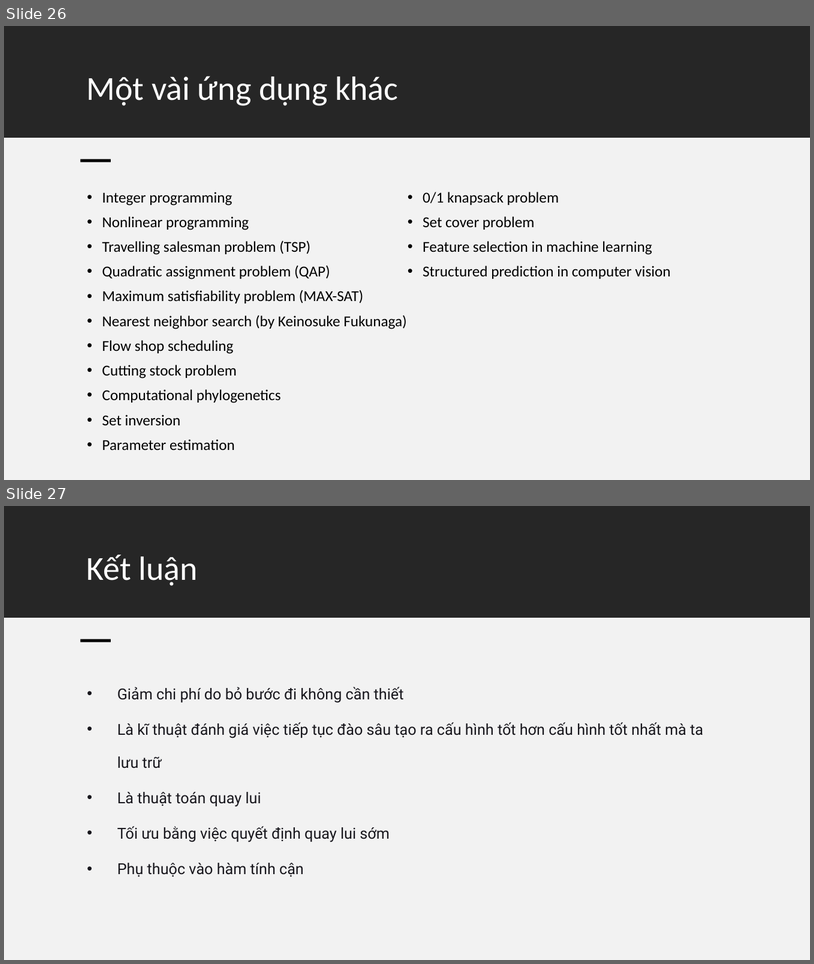
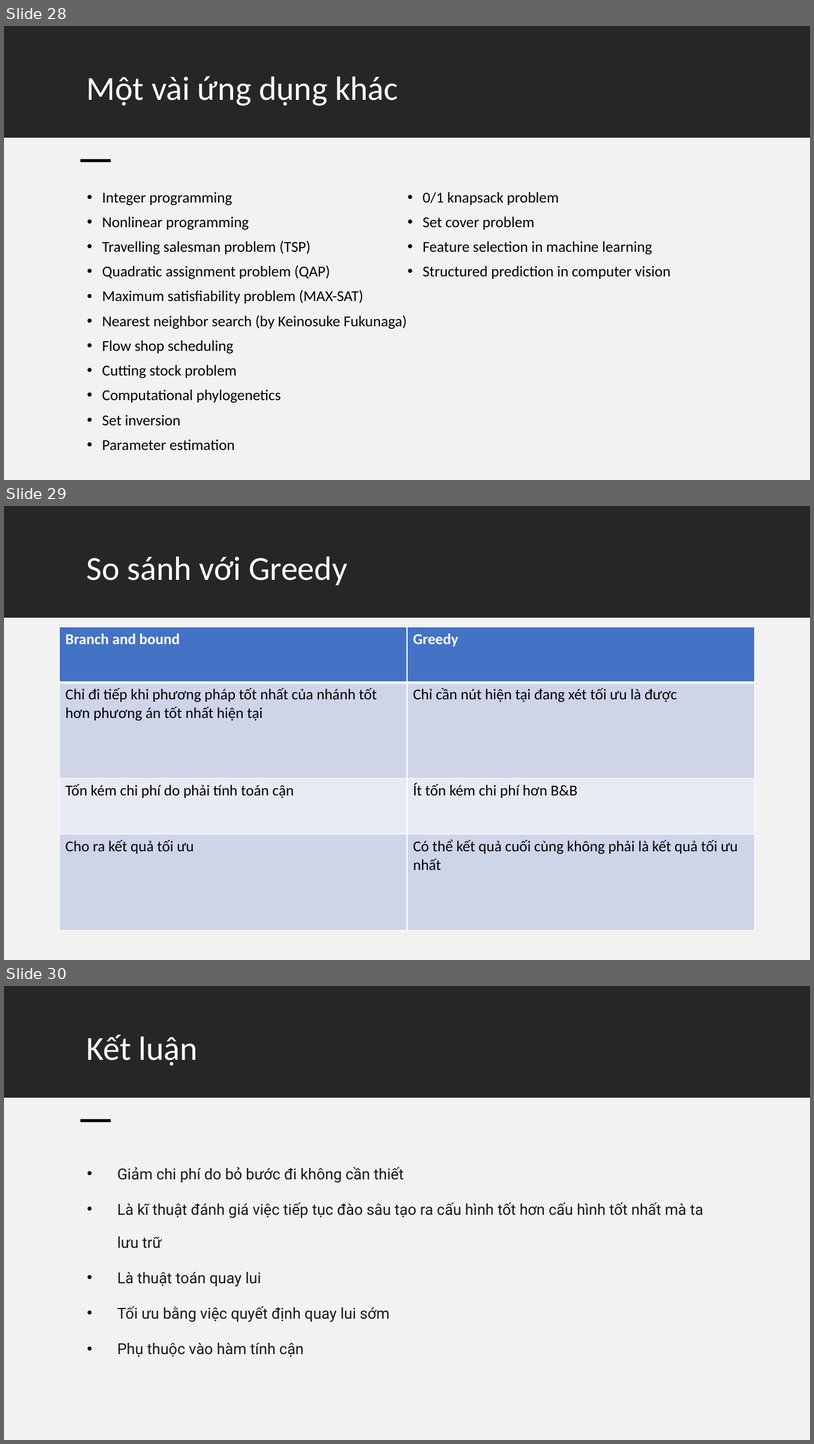
Before and after one commit to Nhatthanh1/CS112.L23.N09, a slide deck: Seminar/BranchAndBound.pptx. Shown one above the other, each under a label of ours: slides 26 and 27 before the commit, slides 28, 29 and 30 after it. The pictures are 814x964 and 814x1444 pixels, drawn with LibreOffice and Linux fonts; fonts in the diff are those of the drawing. Boxes give left, top, right and bottom in pixels: in the first picture for what was removed or moved away, otherwise in the second. Text is boxed around its words. In the diff, an @@ line names an element or a change of style, - is before the commit and + after.

Commit message:
ok

```diff
--- a/Seminar/BranchAndBound.pptx
+++ b/Seminar/BranchAndBound.pptx
@@ slide 29 added at bbox=[4, 506, 810, 960], background #FFFFFF @@
@@ rectangle added at bbox=[4, 506, 810, 618], fill #262626 @@
@@ title added at bbox=[87, 556, 347, 585], 40 pt, text #FFFFFF @@
+So sánh với Greedy
@@ rectangle added at bbox=[4, 618, 810, 960], fill #F2F2F2 @@
@@ table added at bbox=[60, 627, 755, 930], 4 rows, 2 columns @@
+Branch and bound | Greedy
+Chỉ đi tiếp khi phương pháp tốt nhất của nhánh tốt hơn phương án tốt nhất hiện tại | Chỉ cần nút hiện tại đang xét tối ưu là được
+Tốn kém chi phí do phải tính toán cận | Ít tốn kém chi phí hơn B&B
+Cho ra kết quả tối ưu | Có thể kết quả cuối cùng không phải là kết quả tối ưu nhất
@@ rectangle added at bbox=[81, 639, 111, 642], fill #000000 @@
@@ what was slide 26 is now slide 28 @@
@@ what was slide 27 is now slide 30 @@
```
Also in this commit, not shown: 2 other slides added.
